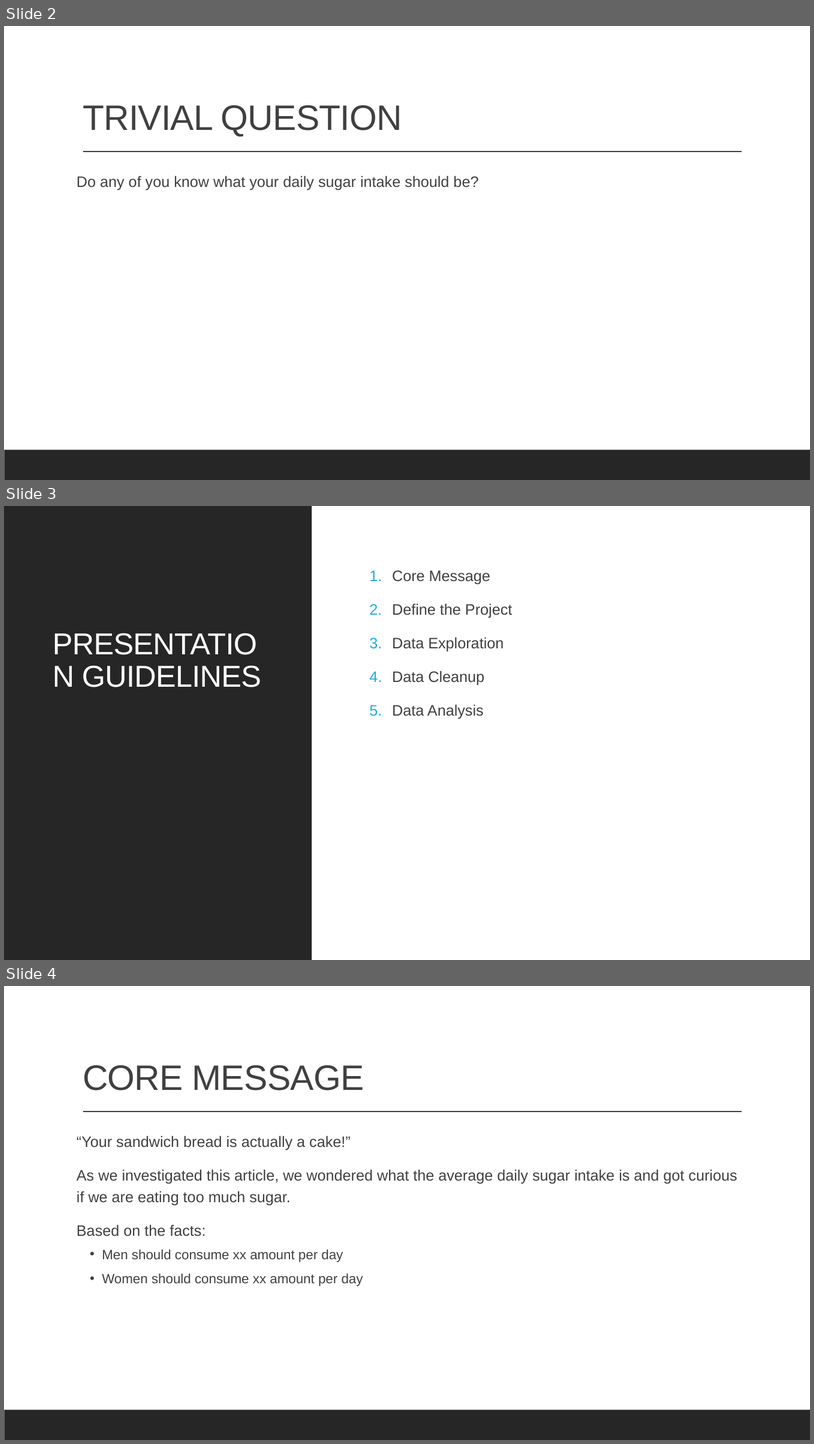
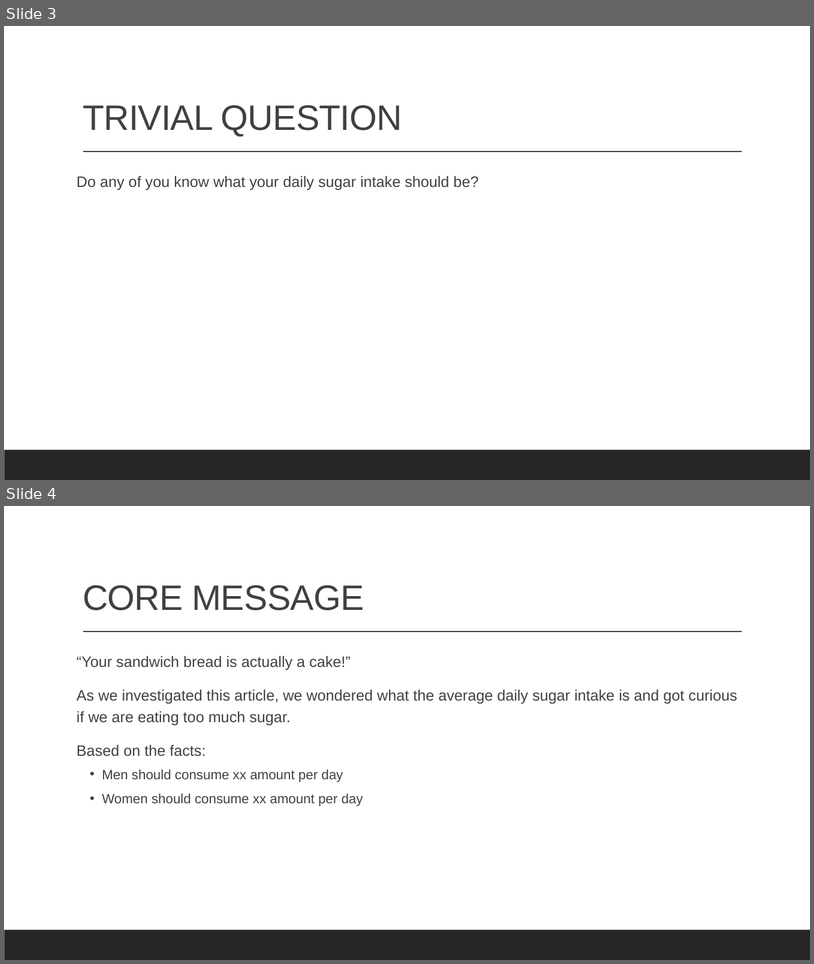
Before and after one commit to cbeachey/project1_influencers, a slide deck: Effects of Sugar Consumption.pptx. Shown one above the other, each under a label of ours: slides 2, 3 and 4 before the commit, slides 3 and 4 after it. The pictures are 814x1444 and 814x964 pixels, drawn with LibreOffice and Linux fonts; fonts in the diff are those of the drawing. Boxes give left, top, right and bottom in pixels: in the first picture for what was removed or moved away, otherwise in the second. Text is boxed around its words. In the diff, an @@ line names an element or a change of style, - is before the commit and + after.

```diff
--- a/Effects of Sugar Consumption.pptx
+++ b/Effects of Sugar Consumption.pptx
@@ slide 3 removed at (4,506,810,960), background #FFFFFF @@
@@ rectangle removed at (4,506,312,960) @@
@@ text removed at (392,570,512,719) @@
-1. Core Message
-2. Define the Project
-3. Data Exploration
-4. Data Cleanup
-5. Data Analysis
@@ title removed at (82,666,261,687) @@
-PRESENTATION GUIDELINES
@@ what was slide 2 is now slide 3 @@
```
Also in this commit, not shown: 3 slides changed, 8 slides added, 1 other slide removed, 1 other file.
